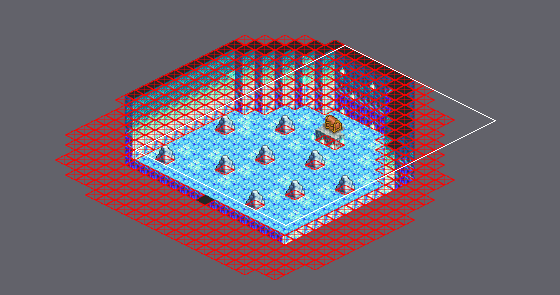
Two versions of a level (Tiled map, Final_Fantasy_Mystery_World/Game/assets/maps/Quest1_Boss.tmx). Above: a wide view before the commit, with the close-up outlined.
Close-up. Before the edit:
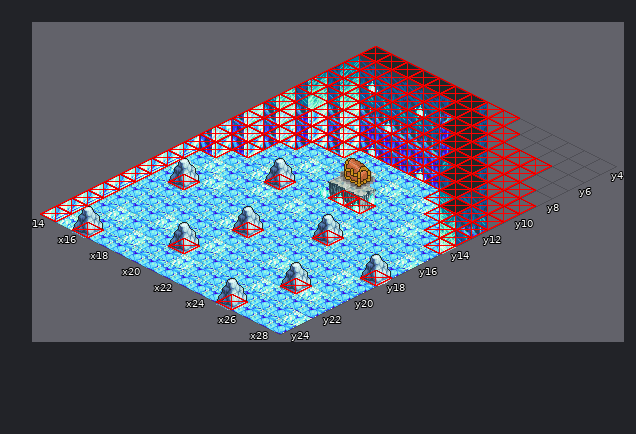
Cells are 32x16 px. Isometric: x runs down to the right, y down to the left. Shown: x 14..28, y 4..24.
After:
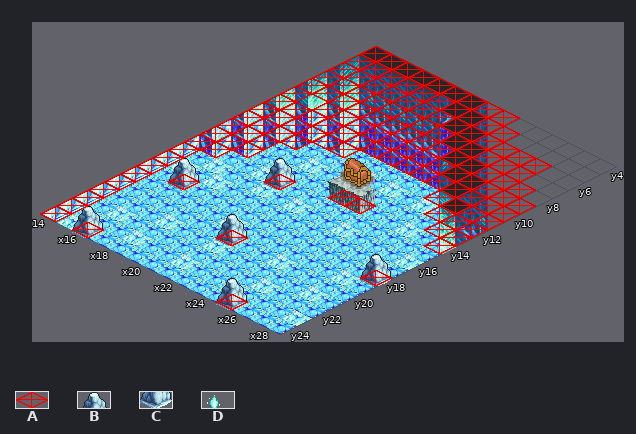
Key: from "ques1_tileset": A 6, B 190, C 211, D 358.
_ is an empty cell.
From old to new:
Layer "Enviorment":
y 6: x 16 D -> _; x 19 D -> _
y 8: x 19 D -> _
y 10: x 20 D -> _; x 23 D -> _
y 13: x 23 D -> _
y 14: x 21..23 DDD -> ___
y 16: x 23 B -> _
y 17: x 24 C -> _
y 18: x 20 B -> _
y 19: x 20..21 _C -> B_
y 20: x 21 _ -> C; x 25 B -> _
y 21: x 19 B -> _; x 26 C -> _
y 22: x 20 C -> _
Layer "Collider":
y 17: x 24 A -> _
y 19: x 21 A -> _
y 20: x 21 _ -> A
y 21: x 26 A -> _
y 22: x 20 A -> _
Changed places in both close-ups, as pixel boxes (x1, y1, x2, y2):
removed: (367, 81, 378, 93)
removed: (383, 105, 426, 133)
removed: (365, 145, 378, 158)
removed: (413, 169, 426, 182)
removed: (312, 185, 378, 246)
changed: (216, 206, 264, 246)
removed: (168, 222, 200, 254)
removed: (280, 262, 312, 294)
